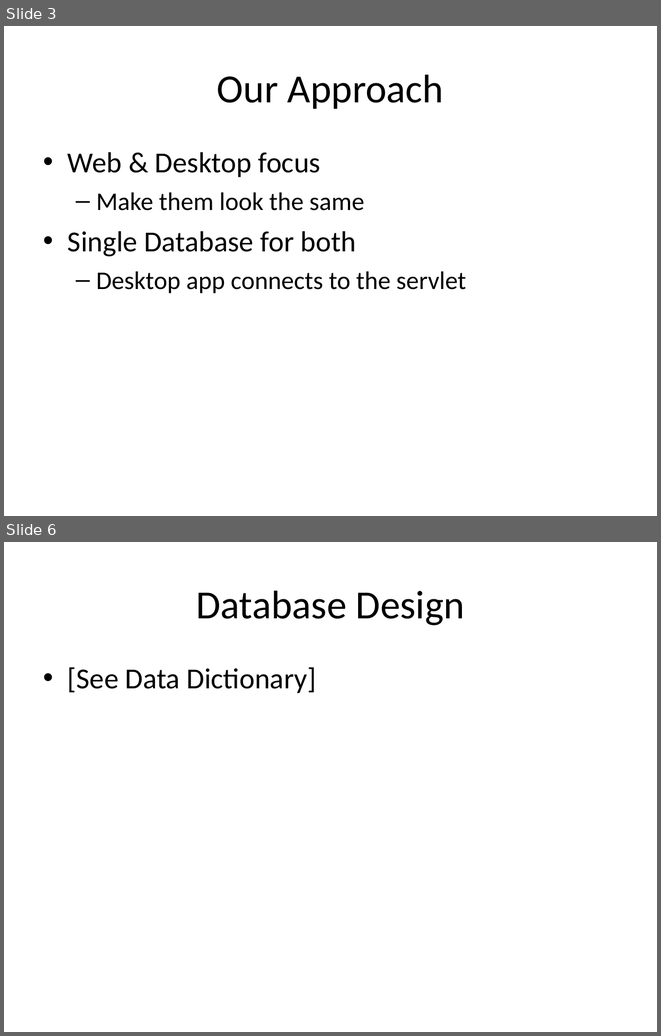
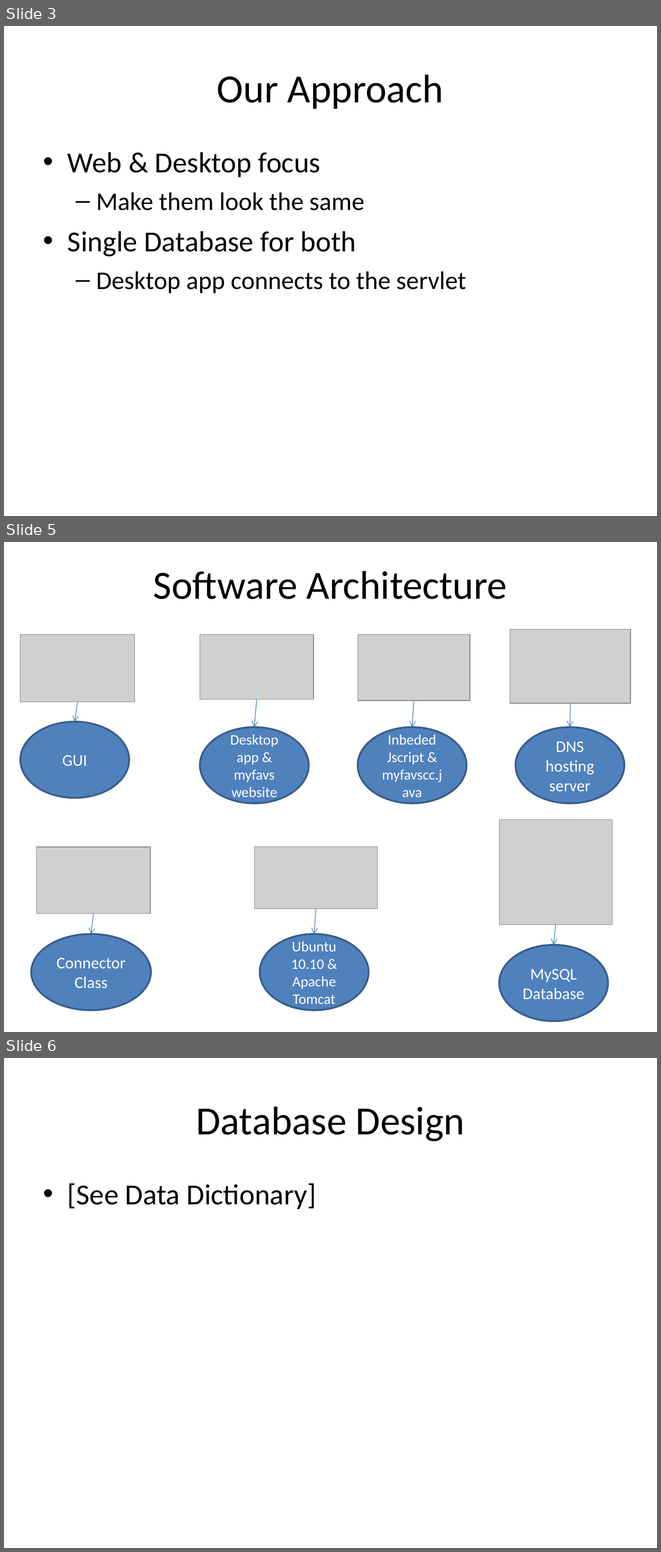
Before and after one commit to aajackson/Creepers, a slide deck: Documentation/MyFavs Presentation.ppt. Shown one above the other, each under a label of ours: slides 3 and 6 before the commit, slides 3, 5 and 6 after it; the slides between them are not shown. The pictures are 661x1036 and 661x1552 pixels, drawn with LibreOffice and Linux fonts; fonts in the diff are those of the drawing; grey boxes stand for pictures. Boxes give left, top, right and bottom in pixels: in the first picture for what was removed or moved away, otherwise in the second. Text is boxed around its words. In the diff, an @@ line names an element or a change of style, - is before the commit and + after.

```diff
--- a/Documentation/MyFavs Presentation.ppt
+++ b/Documentation/MyFavs Presentation.ppt
@@ slide 5 added at (x1=4, y1=542, x2=657, y2=1032), background #FFFFFF @@
@@ title added at (x1=153, y1=571, x2=507, y2=599), 44 pt, text #000000 @@
+Software Architecture
@@ picture added at (x1=20, y1=635, x2=134, y2=702) @@
@@ picture added at (x1=200, y1=635, x2=314, y2=699) @@
@@ picture added at (x1=358, y1=635, x2=470, y2=700) @@
@@ picture added at (x1=510, y1=629, x2=630, y2=703) @@
@@ arrow added from (257, 699) to (254, 727), #4A7EBB 0.74 pt @@
@@ arrow added from (414, 700) to (412, 727), #4A7EBB 0.74 pt @@
@@ arrow added from (78, 702) to (74, 722), #4A7EBB 0.74 pt @@
@@ arrow added from (570, 703) to (570, 727), #4A7EBB 0.74 pt @@
@@ ellipse added at (x1=20, y1=722, x2=130, y2=798), fill #4F81BD, outline #385D8A 2.01 pt, 18 pt, text #FFFFFF @@
+GUI
@@ ellipse added at (x1=200, y1=727, x2=309, y2=803), fill #4F81BD, outline #385D8A 2.01 pt, 16 pt, text #FFFFFF @@
+Desktop app & myfavs website
@@ ellipse added at (x1=358, y1=727, x2=467, y2=803), fill #4F81BD, outline #385D8A 2.01 pt, 16 pt, text #FFFFFF @@
+Inbeded Jscript & myfavscc.java
@@ ellipse added at (x1=515, y1=727, x2=624, y2=803), fill #4F81BD, outline #385D8A 2.01 pt, 18 pt, text #FFFFFF @@
+DNS hosting server
@@ picture added at (x1=499, y1=820, x2=612, y2=924) @@
@@ picture added at (x1=37, y1=847, x2=150, y2=914) @@
@@ picture added at (x1=254, y1=847, x2=378, y2=909) @@
@@ arrow added from (94, 914) to (91, 934), #4A7EBB 0.74 pt @@
@@ arrow added from (316, 908) to (314, 934), #4A7EBB 0.74 pt @@
@@ ellipse added at (x1=32, y1=934, x2=151, y2=1010), fill #4F81BD, outline #385D8A 2.01 pt, 18 pt, text #FFFFFF @@
+Connector Class
@@ ellipse added at (x1=260, y1=934, x2=369, y2=1010), fill #4F81BD, outline #385D8A 2.01 pt, 16 pt, text #FFFFFF @@
+Ubuntu 10.10 & Apache Tomcat
@@ arrow added from (556, 924) to (554, 945), #4A7EBB 0.74 pt @@
@@ ellipse added at (x1=499, y1=945, x2=608, y2=1021), fill #4F81BD, outline #385D8A 2.01 pt, 18 pt, text #FFFFFF @@
+MySQL Database
```
Also in this commit, not shown: 2 slides changed, 1 slide removed, 8 other files.
